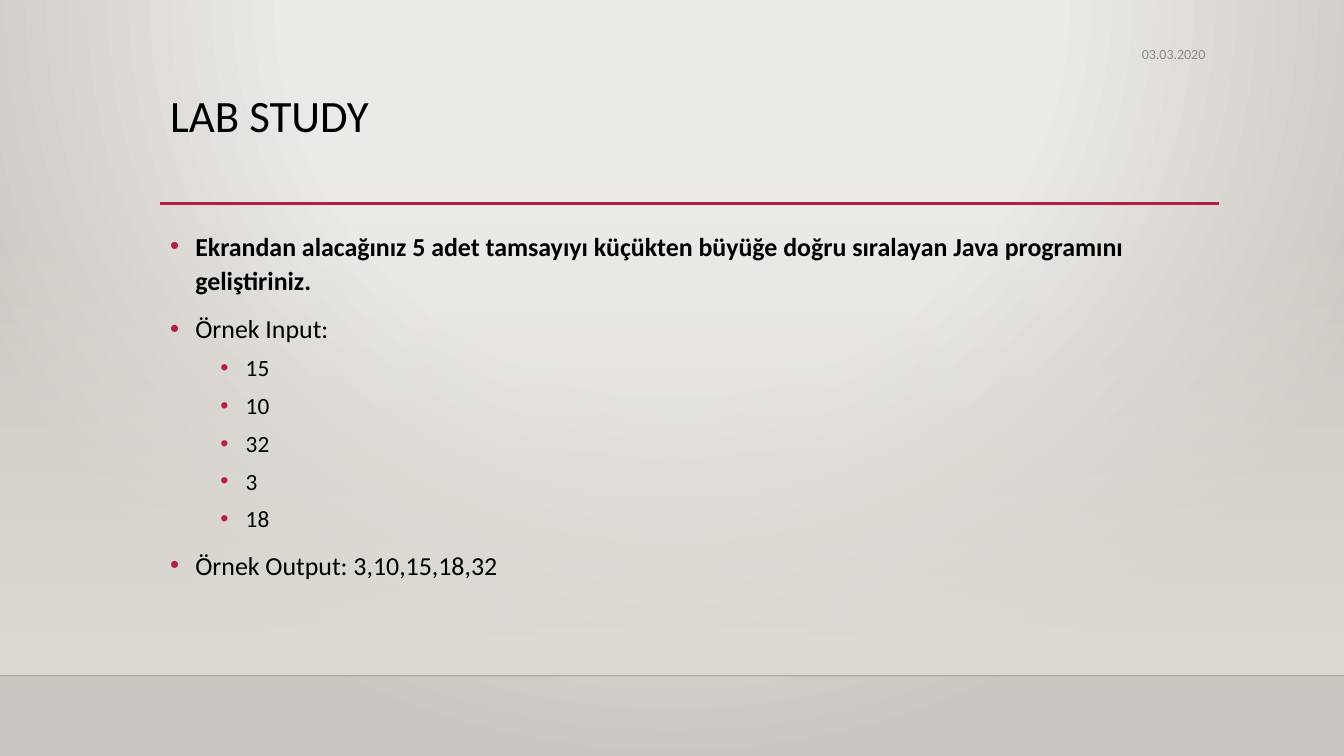
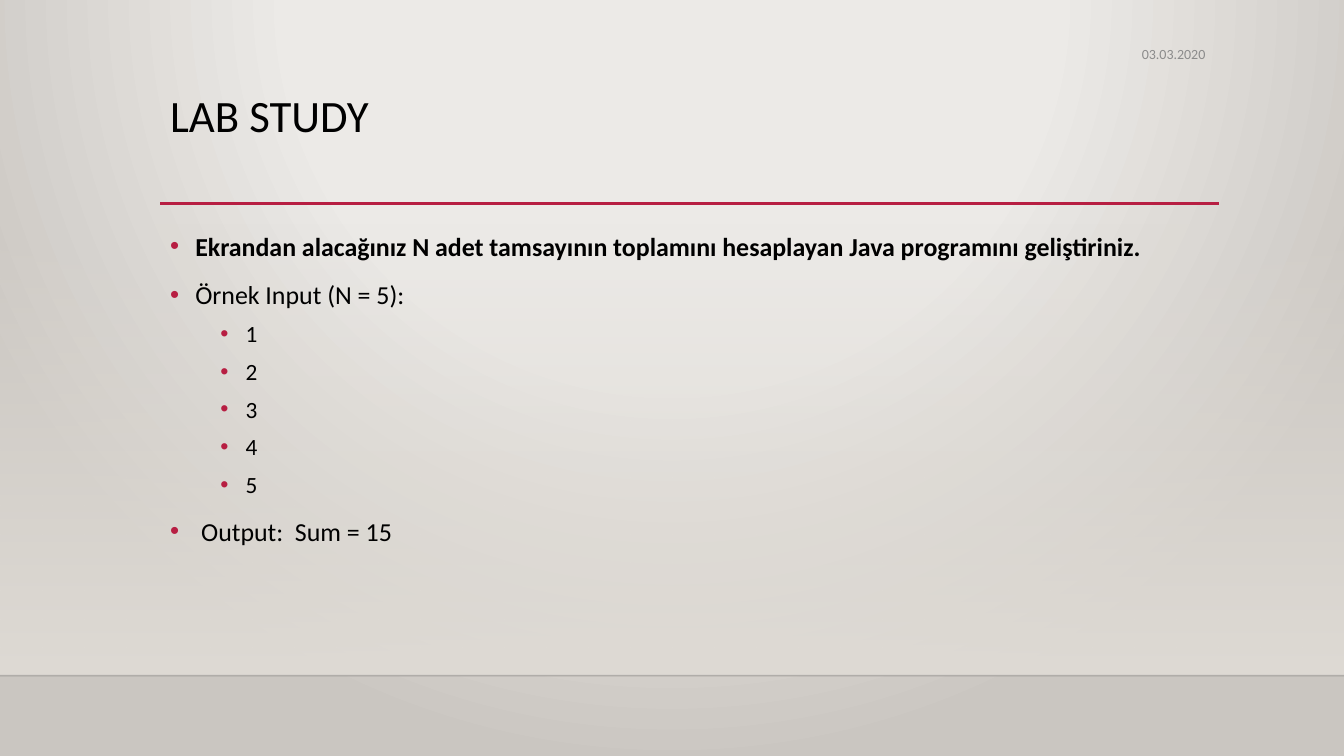
Before and after one commit to Tuyji/Medipol_OOP_2021, a slide deck: slide 18 of w4/w4_OOP_2021.pptx. Drawn at 1344x756 pixels with LibreOffice and Linux fonts; fonts in the diff are those of the drawing; background and template pictures are left out. Boxes give left, top, right and bottom in pixels: in the first picture for what was removed or moved away, otherwise in the second. Text is boxed around its words. In the diff, an @@ line names an element or a change of style, - is before the commit and + after.

```diff
--- a/w4/w4_OOP_2021.pptx
+++ b/w4/w4_OOP_2021.pptx
@@ text at (x1=195, y1=237, x2=1141, y2=380): text changed @@
-• Ekrandan alacağınız 5 adet tamsayıyı küçükten büyüğe doğru sıralayan Java programını geliştiriniz.
-• Örnek Input:
-  • 15
-  • 10
-  • 32
+• Ekrandan alacağınız N adet tamsayının toplamını hesaplayan Java programını geliştiriniz.
+• Örnek Input (N = 5):
+  • 1
+  • 2
@@ text at (x1=201, y1=440, x2=392, y2=545): text changed @@
-  • 18
-• Örnek Output: 3,10,15,18,32
+  • 4
+  • 5
+• Output: Sum = 15
```
Also in this commit, not shown: 1 other slide changed, 1 slide removed, 11 other files.
